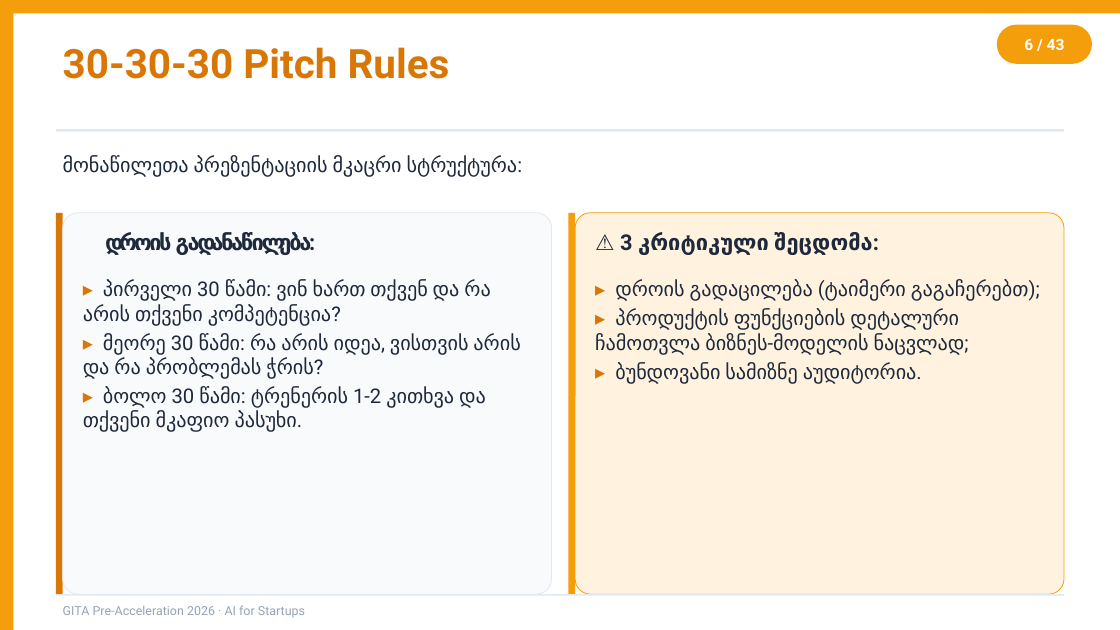
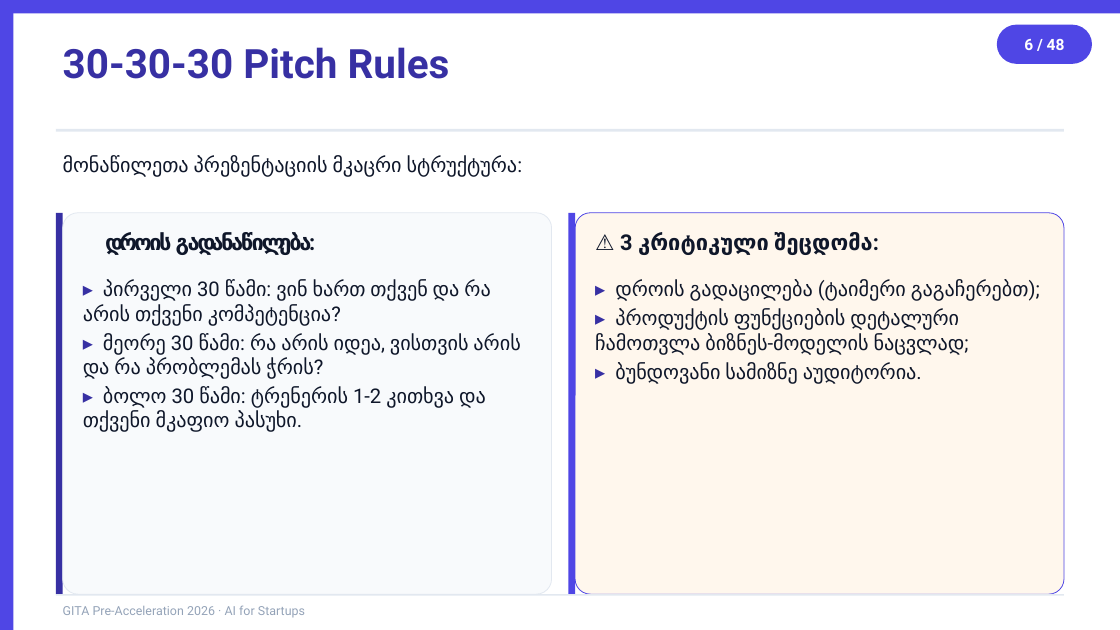
Before and after one commit to basilaia123/ai2026, a slide deck: slide 6 of GITA/Pre-Acceleration/2026-5h-AI-for-Startups/day1-slides.pptx. Drawn at 1120x630 pixels with LibreOffice and Linux fonts; fonts in the diff are those of the drawing. Boxes give left, top, right and bottom in pixels: in the first picture for what was removed or moved away, otherwise in the second. Text is boxed around its words. In the diff, an @@ line names an element or a change of style, - is before the commit and + after.

```diff
--- a/GITA/Pre-Acceleration/2026-5h-AI-for-Startups/day1-slides.pptx
+++ b/GITA/Pre-Acceleration/2026-5h-AI-for-Startups/day1-slides.pptx
@@ text "30-30-30 Pitch Rules" at (63, 47, 450, 79): text colour #D97706 to #3730A3 @@
@@ text in rounded rectangle at (1024, 39, 1065, 50): text changed @@
-6 / 43
+6 / 48
@@ rectangle at (56, 213, 63, 594): fill #D97706 to #3730A3 @@
@@ fill #F59E0B to #4F46E5 in 4 elements at (0, 0, 13, 629), (0, 0, 1120, 13), (997, 25, 1092, 64), (569, 213, 576, 594) @@
@@ rounded rectangle at (575, 213, 1064, 594): fill #FFF3E0 to #FFF7ED; outline #F59E0B 0.5 pt to #4F46E5 0.5 pt @@
@@ text colour #1E293B to #0F172A in 3 elements at (63, 156, 518, 177), (105, 232, 312, 255), (620, 232, 872, 255) @@
@@ text "▸ პირველი 30 წამი: ვინ ..." at (83, 280, 520, 432): text colour #D97706 to #3730A3 in "▸", "▸", "▸"; text colour #1E293B to #0F172A @@
@@ text "▸ დროის გადაცილება (ტაიმერი გაგაჩერებთ);" at (595, 280, 1029, 384): text colour #D97706 to #3730A3 in "▸", "▸", "▸"; text colour #1E293B to #0F172A @@
```
Also in this commit, not shown: 41 other slides changed, 6 slides added, 1 slide removed, 6 other files.
